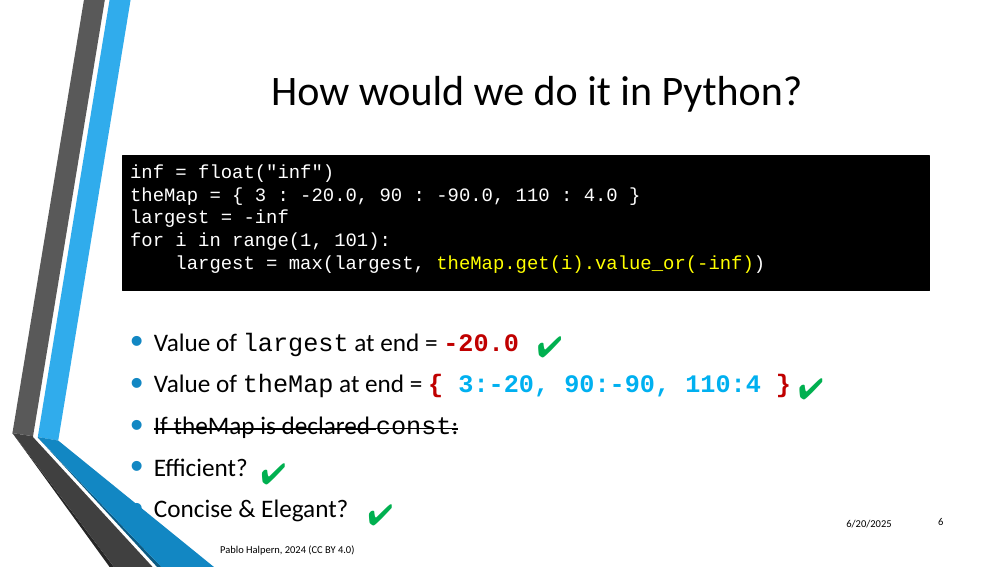
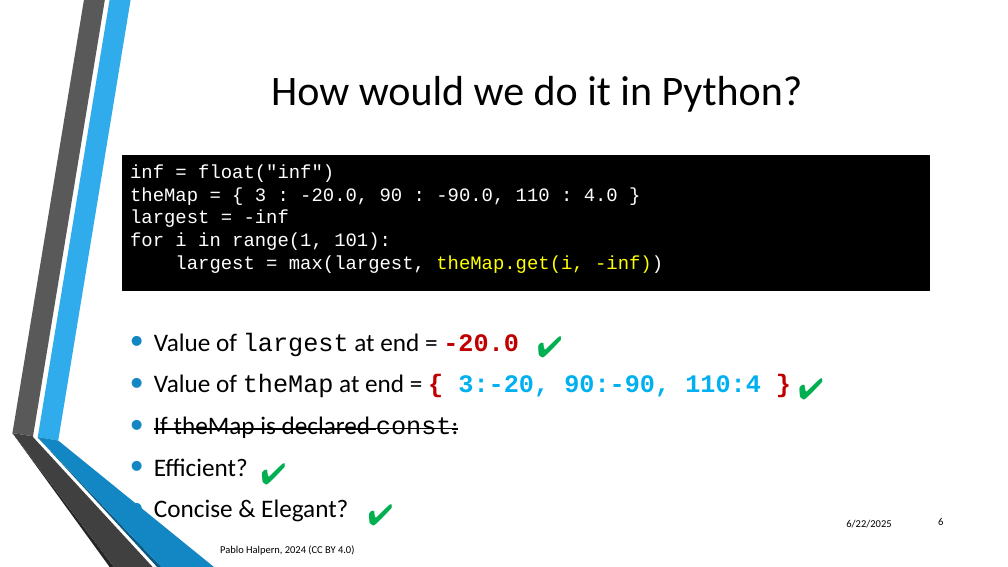
Before and after one commit to phalpern/WG21-halpern, a slide deck: slide 6 of P3091-map_lookup/P3091 Better lookups for map and unordered_map.pptx. Drawn at 1008x567 pixels with LibreOffice and Linux fonts; fonts in the diff are those of the drawing; background and template pictures are left out. Boxes give left, top, right and bottom in pixels: in the first picture for what was removed or moved away, otherwise in the second. Text is boxed around its words. In the diff, an @@ line names an element or a change of style, - is before the commit and + after.

```diff
--- a/P3091-map_lookup/P3091 Better lookups for map and unordered_map.pptx
+++ b/P3091-map_lookup/P3091 Better lookups for map and unordered_map.pptx
@@ text in rectangle at (175,256,663,273): text changed; text colour #FFFF00 to #FFFFFF @@
-largest = max(largest, theMap.get(i).value_or(-inf))
+largest = max(largest, theMap.get(i, -inf))
@@ text at (846,520,891,528): text changed @@
-6/20/2025
+6/22/2025
```
Also in this commit, not shown: 9 other slides changed, 4 other files.
